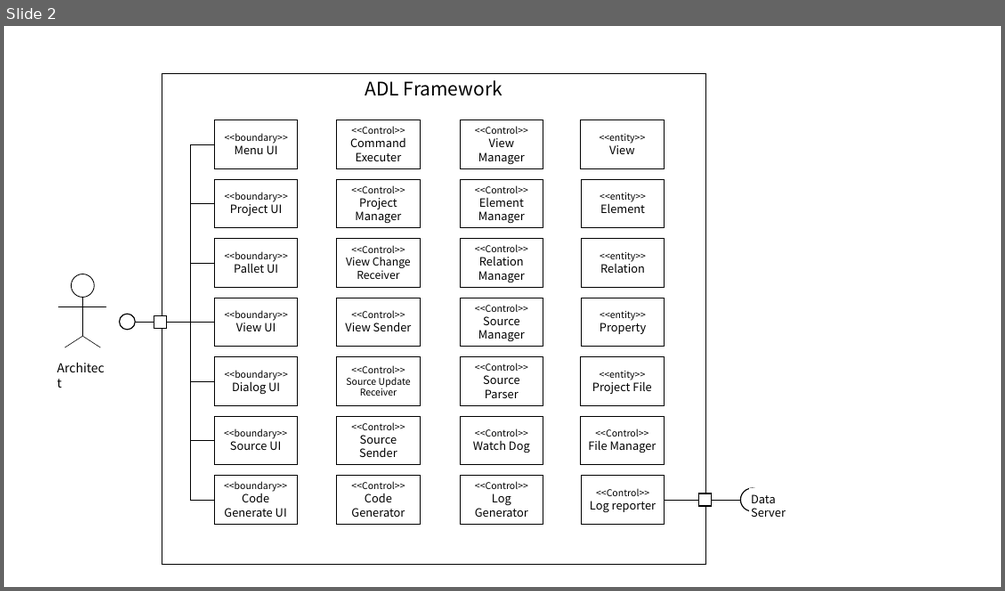
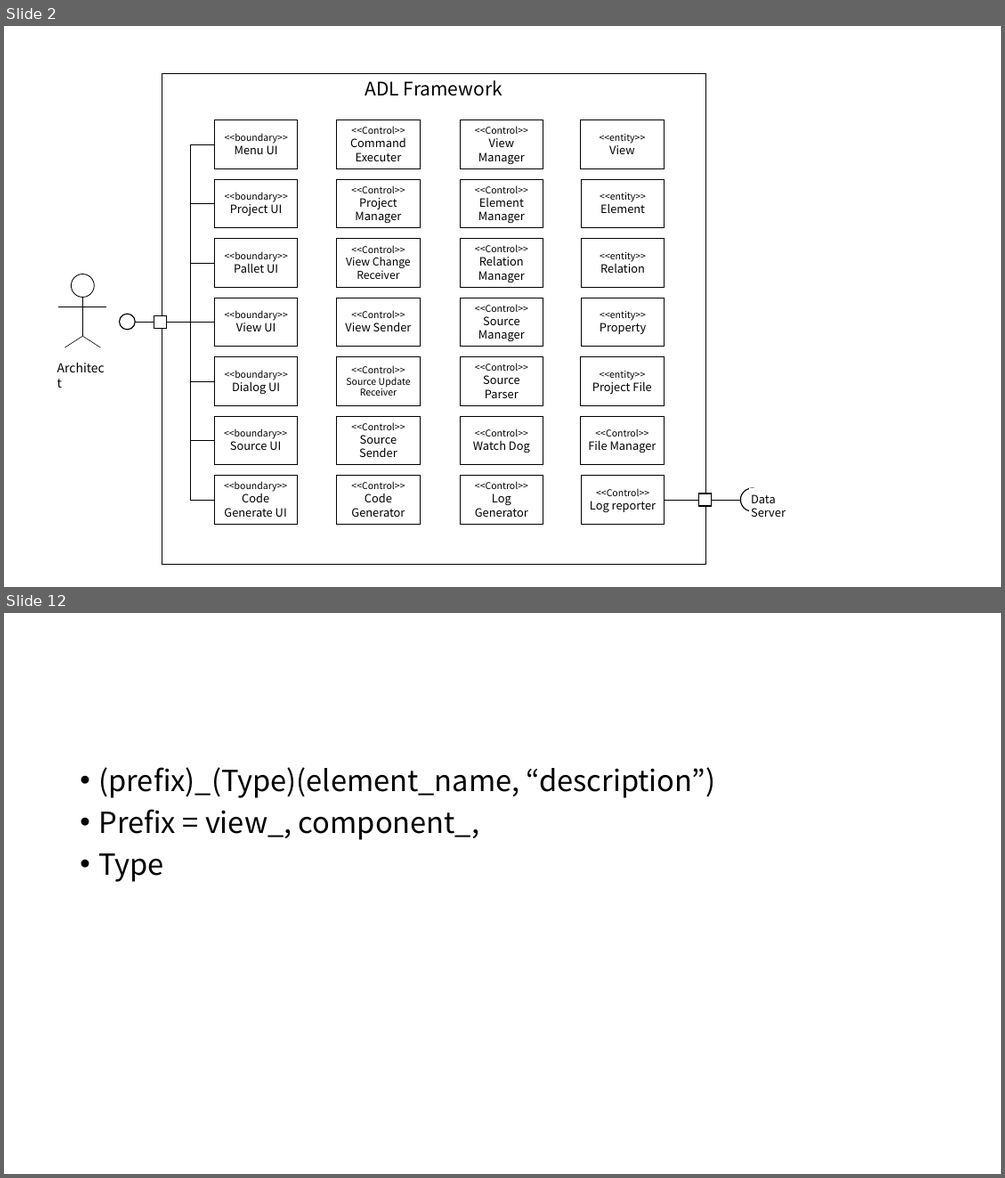
Before and after one commit to helloduk/TIL, a slide deck: AA/인증과제_ppt자료.pptx. Shown one above the other, each under a label of ours: slide 2 before the commit, slides 2 and 12 after it; the slides between them are not shown. The pictures are 1005x591 and 1005x1178 pixels, drawn with LibreOffice and Linux fonts; fonts in the diff are those of the drawing. Boxes give left, top, right and bottom in pixels: in the first picture for what was removed or moved away, otherwise in the second. Text is boxed around its words. In the diff, an @@ line names an element or a change of style, - is before the commit and + after.

```diff
--- a/AA/인증과제_ppt자료.pptx
+++ b/AA/인증과제_ppt자료.pptx
@@ slide 12 added at <box>4,613,1001,1174</box>, background #FFFFFF @@
@@ text added at <box>98,767,715,882</box>, 28 pt, text #000000 @@
+• (prefix)_(Type)(element_name, “description”)
+• Prefix = view_, component_,
+• Type
```
Also in this commit, not shown: 19 other slides added, 2 other files.
